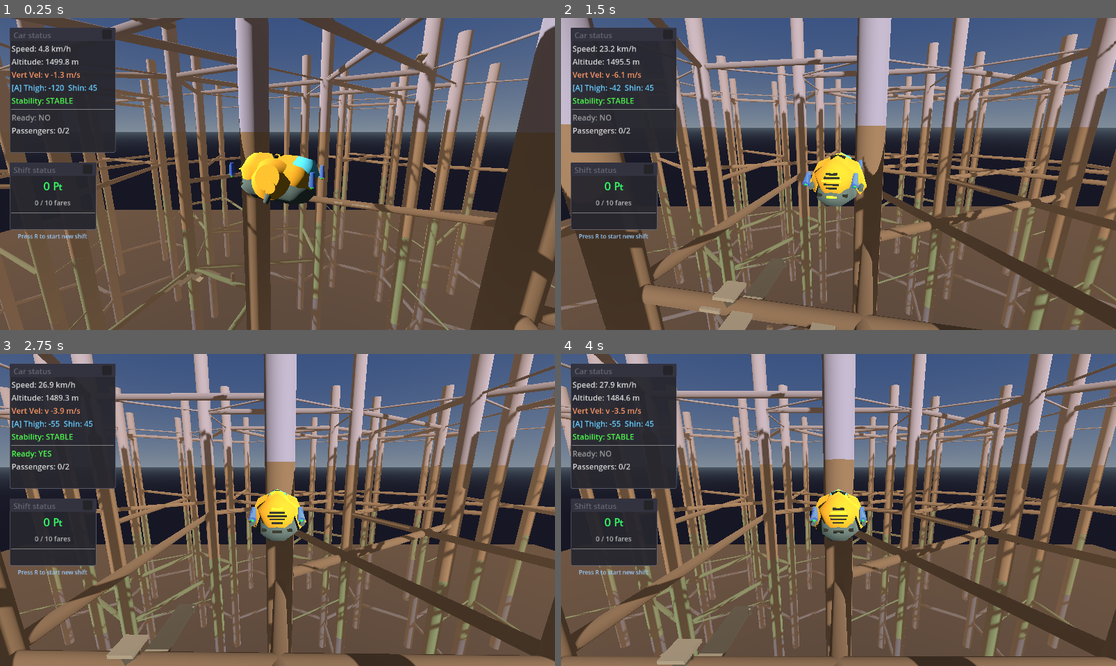
Above: before the commit, frames 1-4 (two rows, left to right).
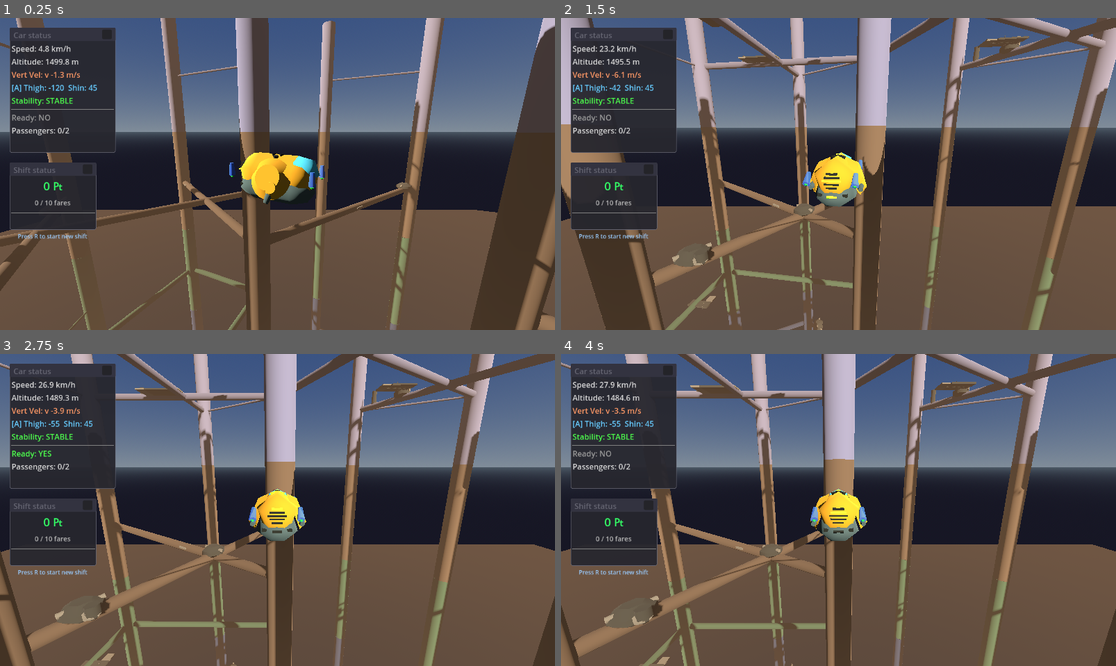
Above: after the commit, the same moments.

Repository: TaxiService/fcar
Game: Godot game, scene res://city/city_test.tscn
Same seed, same stepped clock (60 frames per second), same inputs: the game is played once before the commit and once after it.
Inputs (mouse positions are in pixels of both pictures, inside the frame that each line leads up to):
- Up to frame 1 (0.25 s): no input
- Up to frame 2 (1.5 s): tap R (toggle_ready_for_fares) at 0.5, 1.25 s; move the mouse to (866, 174) at 0.52 s; hold C (crouch) 0.53-1.28 s; hold W (forward) from 0.53 s (still down); click (866, 174) at 0.67 s; tap Space (jump) at 0.77 s; move the mouse to (810, 174) at 1.27 s; tap T (eject_passengers) at 1.35 s
- Up to frame 3 (2.75 s): keep holding W (forward); tap Space (jump) at 1.52 s; tap R (toggle_ready_for_fares) at 2 s; move the mouse to (288, 503) at 2.02 s; tap V (toggle_auto_hover) at 2.1 s
- Up to frame 4 (4 s): keep holding W (forward); tap R (toggle_ready_for_fares) at 2.75, 3.5, 3.6 s; move the mouse to (832, 516) at 2.77 s; tap Ctrl (toggle_com_compensation) at 2.85 s; click (832, 516) at 2.92 s; tap Space (jump) at 3.02, 3.77 s; move the mouse to (877, 513) at 3.52 s

The runs differ from the first frame. In frame 1, 20% of the frame differs, in the area x 0-100%, y 0-100%; in frame 2, 28%; in frame 3, 31%; in frame 4, 30%.

Commit message:
Add connection behavior flags: is_plug, is_socket, ignores_collision
ConnectionPoint new flags:
- is_plug: Can be used as anchor (receive connections), default true
- is_socket: Can branch children (spawn blocks), default true
- ignores_collision: Bypass AABB overlap check, default false

BuildingGenerator respects these flags:
- Only plugs considered when finding anchor connection
- Only sockets can spawn child blocks
- Anchor with ignores_collision skips overlap rejection

Updated all building block connection points with appropriate flags.
New block: perch_small

Co-Authored-By: Claude Opus 4.5 <noreply@anthropic.com>

Diff:
--- a/city/BuildingGenerator.gd
+++ b/city/BuildingGenerator.gd
@@ -192,18 +192,24 @@
 		_align_block_to_direction(block_instance, anchor, position, target_dir, base_heading)
 		block_instance.mark_connection_used(anchor)
 
-	# Check for overlaps with existing blocks
-	if check_overlaps:
-		var block_aabb = _get_block_aabb(block_instance)
-		if _overlaps_existing(block_aabb):
-			block_instance.queue_free()
-			_blocks_placed -= 1
-			return
-		_placed_aabbs.append(block_aabb)
-
-	# Maybe branch to other connections
+		# Check for overlaps (unless anchor ignores collision)
+		if check_overlaps and not anchor.ignores_collision:
+			var block_aabb = _get_block_aabb(block_instance)
+			if _overlaps_existing(block_aabb):
+				block_instance.queue_free()
+				_blocks_placed -= 1
+				return
+			_placed_aabbs.append(block_aabb)
+		elif check_overlaps:
+			# Still track AABB even if we ignored collision for this block
+			_placed_aabbs.append(_get_block_aabb(block_instance))
+
+	# Maybe branch to other connections (only from sockets)
 	var remaining = block_instance.get_available_connections()
 	for conn in remaining:
+		# Only sockets can spawn children
+		if not conn.is_socket:
+			continue
 		if _rng.randf() < branch_probability or depth == 0:
 			var world_pos = block_instance.get_connection_world_position(conn)
 			var world_dir = block_instance.get_connection_world_direction(conn)
@@ -235,6 +241,9 @@
 	# After Y-rotation, the connection should face opposite to target_dir
 
 	for conn in connections:
+		# Must be a plug (can receive connections)
+		if not conn.is_plug:
+			continue
 		# Check size compatibility
 		if size_filter != "any":
 			var size_ok = false
--- a/city/ConnectionPoint.gd
+++ b/city/ConnectionPoint.gd
@@ -22,6 +22,11 @@
 	set(v):
 		size_large = v
 		_update_cone()
+
+@export_category("Connection Behavior")
+@export var is_plug: bool = true      # Can be used as anchor (other blocks connect TO this)
+@export var is_socket: bool = true    # Can branch children (this spawns other blocks)
+@export var ignores_collision: bool = false  # Bypasses AABB overlap check during generation
 
 @export_category("Debug")
 @export var cone_length: float = 3.0:   # Visual cone size
--- a/city/building/antenna1.tscn
+++ b/city/building/antenna1.tscn
@@ -52,9 +52,11 @@
 script = ExtResource("3_82kfg")
 size_small = true
 size_medium = false
+is_socket = false
 
 [node name="Conn_Socket_Medium2" type="Marker3D" parent="."]
 transform = Transform3D(-1, 0, -8.742278e-08, 0, 1, 0, 8.742278e-08, 0, -1, 0, 0, -2)
 script = ExtResource("3_82kfg")
 size_small = true
 size_medium = false
+is_socket = false
--- a/city/building/antenna2.tscn
+++ b/city/building/antenna2.tscn
@@ -62,9 +62,11 @@
 script = ExtResource("4_5g2un")
 size_small = true
 size_medium = false
+is_socket = false
 
 [node name="Conn_Socket_Medium2" type="Marker3D" parent="."]
 transform = Transform3D(-1, 0, -8.742278e-08, 0, 1, 0, 8.742278e-08, 0, -1, 0, 0, -2)
 script = ExtResource("4_5g2un")
 size_small = true
 size_medium = false
+is_socket = false
--- a/city/building/base_large.tscn
+++ b/city/building/base_large.tscn
@@ -1,50 +1,98 @@
-[gd_scene load_steps=6 format=3 uid="uid://bv01eqacnpsql"]
+[gd_scene load_steps=9 format=3 uid="uid://bv01eqacnpsql"]
 
 [ext_resource type="Script" uid="uid://cmafag82uyxu7" path="res://city/BuildingBlock.gd" id="1_avli1"]
 [ext_resource type="Material" uid="uid://c84qehqsj2tk1" path="res://mats/floor_small.tres" id="2_6k6mm"]
+[ext_resource type="Material" uid="uid://d1752hlai3xtn" path="res://mats/floor.tres" id="3_6k6mm"]
 [ext_resource type="Script" uid="uid://bqovvbw65pd4c" path="res://city/ConnectionPoint.gd" id="3_hld2p"]
 
-[sub_resource type="CylinderShape3D" id="CylinderShape3D_sqhew"]
-height = 30.0
-radius = 9.0
+[sub_resource type="CylinderMesh" id="CylinderMesh_6k6mm"]
+material = ExtResource("2_6k6mm")
+top_radius = 30.0
+bottom_radius = 15.0
+height = 10.0
+radial_segments = 6
+rings = 0
+cap_top = false
 
-[sub_resource type="CylinderMesh" id="CylinderMesh_vb8vo"]
+[sub_resource type="CylinderMesh" id="CylinderMesh_avli1"]
 material = ExtResource("2_6k6mm")
-top_radius = 10.0
-bottom_radius = 10.0
-height = 30.0
+top_radius = 30.0
+bottom_radius = 30.0
+height = 10.0
 radial_segments = 6
+rings = 0
+cap_top = false
+
+[sub_resource type="CylinderMesh" id="CylinderMesh_587ae"]
+material = ExtResource("2_6k6mm")
+top_radius = 15.0
+bottom_radius = 30.0
+height = 10.0
+radial_segments = 6
+rings = 0
+cap_bottom = false
+
+[sub_resource type="CylinderMesh" id="CylinderMesh_hld2p"]
+material = ExtResource("3_6k6mm")
+top_radius = 5.0
+bottom_radius = 5.0
+height = 60.0
+radial_segments = 5
 rings = 0
 
 [node name="FloorSmall5" type="StaticBody3D"]
 script = ExtResource("1_avli1")
 
-[node name="CollisionShape3D" type="CollisionShape3D" parent="."]
-shape = SubResource("CylinderShape3D_sqhew")
+[node name="MeshInstance3D" type="MeshInstance3D" parent="."]
+transform = Transform3D(1, 0, 0, 0, 1, 0, 0, 0, 1, 0, -10, 0)
+mesh = SubResource("CylinderMesh_6k6mm")
 
-[node name="MeshInstance3D" type="MeshInstance3D" parent="."]
-mesh = SubResource("CylinderMesh_vb8vo")
+[node name="MeshInstance3D2" type="MeshInstance3D" parent="."]
+mesh = SubResource("CylinderMesh_avli1")
 
-[node name="Conn_Plug_Large" type="Marker3D" parent="."]
-transform = Transform3D(1, 0, 0, 0, -4.371139e-08, -1, 0, 1, -4.371139e-08, 0, -15, 0)
+[node name="MeshInstance3D3" type="MeshInstance3D" parent="."]
+transform = Transform3D(1, 0, 0, 0, 1, 0, 0, 0, 1, 0, 10, 0)
+mesh = SubResource("CylinderMesh_587ae")
+
+[node name="MeshInstance3D4" type="MeshInstance3D" parent="."]
+transform = Transform3D(1, 0, 0, 0, -4.371139e-08, 1, 0, -1, -4.371139e-08, 0, 6.2847424, 0)
+mesh = SubResource("CylinderMesh_hld2p")
+
+[node name="Marker3D" type="Marker3D" parent="."]
+transform = Transform3D(-4.371139e-08, -1, 4.371139e-08, 0, -4.371139e-08, -1, 1, -4.371139e-08, 1.9106855e-15, 0, -15, 0)
 script = ExtResource("3_hld2p")
 size_medium = false
 size_large = true
 
-[node name="Conn_Plug_Large2" type="Marker3D" parent="."]
+[node name="Marker3D2" type="Marker3D" parent="."]
+transform = Transform3D(-4.371139e-08, 0, -1, 0, 1, 0, 1, 0, -4.371139e-08, -26, 0, 0)
+script = ExtResource("3_hld2p")
+size_medium = false
+size_large = true
+
+[node name="Marker3D3" type="Marker3D" parent="."]
+transform = Transform3D(-4.371139e-08, 0, 1, 0, 1, 0, -1, 0, -4.371139e-08, 26, 0, 0)
+script = ExtResource("3_hld2p")
+size_medium = false
+size_large = true
+
+[node name="Marker3D4" type="Marker3D" parent="."]
 transform = Transform3D(1, 0, 0, 0, -4.371139e-08, 1, 0, -1, -4.371139e-08, 0, 15, 0)
 script = ExtResource("3_hld2p")
 size_medium = false
 size_large = true
+is_plug = false
 
-[node name="Marker3D" type="Marker3D" parent="."]
-transform = Transform3D(-4.371139e-08, 0, 1, 0, 1, 0, -1, 0, -4.371139e-08, 8.66, -5, 0)
+[node name="Marker3D5" type="Marker3D" parent="."]
+transform = Transform3D(1, 0, 0, 0, 1, 0, 0, 0, 1, 0, 6.5, 30)
 script = ExtResource("3_hld2p")
 size_small = true
 size_medium = false
+is_plug = false
 
-[node name="Marker3D2" type="Marker3D" parent="."]
-transform = Transform3D(-4.371139e-08, 0, -1, 0, 1, 0, 1, 0, -4.371139e-08, -8.66, -5, 0)
+[node name="Marker3D6" type="Marker3D" parent="."]
+transform = Transform3D(-1, 0, -8.742278e-08, 0, 1, 0, 8.742278e-08, 0, -1, 0, 6.5, -30)
 script = ExtResource("3_hld2p")
 size_small = true
 size_medium = false
+is_plug = false
--- a/city/building/elbow_1.tscn
+++ b/city/building/elbow_1.tscn
@@ -22,7 +22,7 @@
 rings = 0
 
 [sub_resource type="CylinderMesh" id="CylinderMesh_fiy0h"]
-material = ExtResource("2_1fevv")
+material = ExtResource("3_8ensv")
 top_radius = 10.0
 bottom_radius = 10.0
 height = 24.0
@@ -30,7 +30,7 @@
 rings = 0
 
 [sub_resource type="CylinderMesh" id="CylinderMesh_g4pyu"]
-material = ExtResource("3_8ensv")
+material = ExtResource("2_1fevv")
 top_radius = 5.0
 bottom_radius = 5.0
 height = 3.375
@@ -41,45 +41,50 @@
 script = ExtResource("1_0hgq2")
 
 [node name="CollisionShape3D" type="CollisionShape3D" parent="."]
-transform = Transform3D(1, 0, 0, 0, 1, 0, 0, 0, 1, 0, 10, 20)
+transform = Transform3D(-4.371139e-08, 0, -1, 0, 1, 0, 1, 0, -4.371139e-08, -20, 10, -8.7422785e-07)
 shape = SubResource("CylinderShape3D_sqhew")
 
 [node name="CollisionShape3D2" type="CollisionShape3D" parent="."]
-transform = Transform3D(1, 0, 0, 0, 0.49999997, -0.86602545, 0, 0.86602545, 0.49999997, 0, -1.4661369, 10.10457)
+transform = Transform3D(-4.371139e-08, -0.86602545, -0.49999997, 0, 0.49999997, -0.86602545, 1, -3.7855173e-08, -2.185569e-08, -10.10457, -1.4661369, -4.416848e-07)
 shape = SubResource("CapsuleShape3D_vs7fu")
 
 [node name="MeshInstance3D" type="MeshInstance3D" parent="."]
-transform = Transform3D(1, 0, 0, 0, 1, 0, 0, 0, 1, 0, 10, 20)
+transform = Transform3D(-4.371139e-08, 0, -1, 0, 1, 0, 1, 0, -4.371139e-08, -20, 10, -8.7422785e-07)
 mesh = SubResource("CylinderMesh_vb8vo")
 
 [node name="MeshInstance3D2" type="MeshInstance3D" parent="."]
-transform = Transform3D(1, 0, 0, 0, 0.49999997, -0.86602545, 0, 0.86602545, 0.49999997, 0, -1.5206792, 10.366105)
+transform = Transform3D(-4.371139e-08, -0.86602545, -0.49999997, 0, 0.49999997, -0.86602545, 1, -3.7855173e-08, -2.185569e-08, -10.366105, -1.520679, -4.5311685e-07)
 mesh = SubResource("CylinderMesh_fiy0h")
 
 [node name="MeshInstance3D3" type="MeshInstance3D" parent="."]
-transform = Transform3D(-4.371139e-08, 1, 0, -1, -4.371139e-08, 0, 0, 0, 1, 0, 1.1639552, 25.046196)
+transform = Transform3D(0, -4.3711392e-08, -1, -1, -4.371139e-08, 0, -4.371139e-08, 1, -4.371139e-08, -25.046196, 1.1639547, -1.094804e-06)
 mesh = SubResource("CylinderMesh_g4pyu")
 
 [node name="Conn_Plug_Large" type="Marker3D" parent="."]
-transform = Transform3D(-1, -8.742278e-08, 3.821371e-15, 0, -4.371139e-08, -1, 8.742278e-08, -1, 4.371139e-08, 0, -7.5, 0)
+transform = Transform3D(-4.371139e-08, 0, 1, 0, 1, 0, -1, 0, -4.371139e-08, 0, -7.5, 0)
 script = ExtResource("4_in80i")
 size_medium = false
 size_large = true
+is_socket = false
+ignores_collision = true
 
 [node name="Conn_Plug_Large2" type="Marker3D" parent="."]
-transform = Transform3D(1, 0, 0, 0, -4.371139e-08, 1, 0, -1, -4.371139e-08, 0, 17.5, 20)
+transform = Transform3D(-4.371139e-08, 1, 4.371139e-08, 0, -4.371139e-08, 1, 1, 4.371139e-08, 1.9106855e-15, -19.999998, 17.5, -8.7422785e-07)
 script = ExtResource("4_in80i")
 size_medium = false
 size_large = true
+is_plug = false
 
 [node name="Marker3D" type="Marker3D" parent="."]
-transform = Transform3D(-4.371139e-08, 0, 1, 0, 1, 0, -1, 0, -4.371139e-08, 8.66, -0.035593987, 12.0069275)
+transform = Transform3D(1, 0, -8.351872e-23, 0, 1, 0, -8.351872e-23, 0, 1, -12.006928, -0.035593987, 8.66)
 script = ExtResource("4_in80i")
 size_small = true
 size_medium = false
+is_plug = false
 
 [node name="Marker3D2" type="Marker3D" parent="."]
-transform = Transform3D(-4.371139e-08, 0, -1, 0, 1, 0, 1, 0, -4.371139e-08, -8.66, -0.035593987, 12.0069275)
+transform = Transform3D(-1, 0, 8.742277e-08, 0, 1, 4.2351647e-22, -8.742277e-08, 0, -1, -12.006927, -0.035593987, -8.66)
 script = ExtResource("4_in80i")
 size_small = true
 size_medium = false
+is_plug = false
--- a/city/building/floor_1x1.tscn
+++ b/city/building/floor_1x1.tscn
@@ -34,6 +34,7 @@
 script = ExtResource("3_ivjda")
 size_medium = false
 size_large = true
+is_socket = false
 
 [node name="Conn_Plug_Medium" type="Marker3D" parent="."]
 transform = Transform3D(-4.371139e-08, 0, 1, 0, 1, 0, -1, 0, -4.371139e-08, 15, 0, 0)
@@ -47,8 +48,10 @@
 transform = Transform3D(1, 0, 0, 0, 1, 0, 0, 0, 1, 0, 0, 15)
 script = ExtResource("3_ivjda")
 size_small = true
+is_plug = false
 
 [node name="Conn_Socket_Medium2" type="Marker3D" parent="."]
 transform = Transform3D(-1, 0, -8.742278e-08, 0, 1, 0, 8.742278e-08, 0, -1, 0, 0, -15)
 script = ExtResource("3_ivjda")
 size_small = true
+is_plug = false
--- a/city/building/floor_1x3.tscn
+++ b/city/building/floor_1x3.tscn
@@ -35,22 +35,26 @@
 script = ExtResource("3_ok4mr")
 size_medium = false
 size_large = true
+is_socket = false
 
 [node name="Conn_Plug_Large2" type="Marker3D" parent="."]
 transform = Transform3D(1, 0, 0, 0, -4.371139e-08, -1, 0, 1, -4.371139e-08, -20, -2.5, 0)
 script = ExtResource("3_ok4mr")
 size_medium = false
 size_large = true
+is_socket = false
 
 [node name="Conn_Plug_Large3" type="Marker3D" parent="."]
 transform = Transform3D(1, 0, 0, 0, -4.371139e-08, 1, 0, -1, -4.371139e-08, 20, 2.5, 0)
 script = ExtResource("3_ok4mr")
 size_small = true
+is_plug = false
 
 [node name="Conn_Plug_Large4" type="Marker3D" parent="."]
 transform = Transform3D(1, 0, 0, 0, -4.371139e-08, 1, 0, -1, -4.371139e-08, -20, 2.5, 0)
 script = ExtResource("3_ok4mr")
 size_small = true
+is_plug = false
 
 [node name="Conn_Plug_Medium" type="Marker3D" parent="."]
 transform = Transform3D(-4.371139e-08, 0, 1, 0, 1, 0, -1, 0, -4.371139e-08, 45, 0, 0)
--- /dev/null
+++ b/city/building/perch_small.tscn
@@ -0,0 +1,46 @@
+[gd_scene load_steps=7 format=3 uid="uid://cvcd05trq83yw"]
+
+[ext_resource type="Script" uid="uid://cmafag82uyxu7" path="res://city/BuildingBlock.gd" id="1_kcqwc"]
+[ext_resource type="Script" uid="uid://c72sj768vn5do" path="res://SpawnSurface.gd" id="2_eng5m"]
+[ext_resource type="Material" uid="uid://d1752hlai3xtn" path="res://mats/floor.tres" id="3_yna4i"]
+[ext_resource type="Script" uid="uid://bqovvbw65pd4c" path="res://city/ConnectionPoint.gd" id="4_j0ed5"]
+
+[sub_resource type="BoxShape3D" id="BoxShape3D_5dwv6"]
+size = Vector3(10, 5, 10)
+
+[sub_resource type="BoxMesh" id="BoxMesh_nrjh1"]
+material = ExtResource("3_yna4i")
+size = Vector3(10, 5, 10)
+
+[node name="FloorSmall5" type="StaticBody3D"]
+script = ExtResource("1_kcqwc")
+
+[node name="SpawnSurface7" type="Node3D" parent="."]
+transform = Transform3D(1, 0, 0, 0, 1, 0, 0, 0, 1, 0, 2.5432281, 0)
+script = ExtResource("2_eng5m")
+enabled = true
+max_people = 3
+color_set_index = 1
+
+[node name="CollisionShape3D" type="CollisionShape3D" parent="."]
+shape = SubResource("BoxShape3D_5dwv6")
+
+[node name="MeshInstance3D" type="MeshInstance3D" parent="."]
+mesh = SubResource("BoxMesh_nrjh1")
+
+[node name="Conn_Plug_Large" type="Marker3D" parent="."]
+transform = Transform3D(1, 0, 0, 0, -4.371139e-08, -1, 0, 1, -4.371139e-08, 0, -2.5, 0)
+script = ExtResource("4_j0ed5")
+is_socket = false
+
+[node name="Conn_Socket_Medium" type="Marker3D" parent="."]
+transform = Transform3D(1, 0, 0, 0, 1, 0, 0, 0, 1, 0, 0, 5)
+script = ExtResource("4_j0ed5")
+size_small = true
+size_medium = false
+
+[node name="Conn_Socket_Medium2" type="Marker3D" parent="."]
+transform = Transform3D(-1, 0, -8.742278e-08, 0, 1, 0, 8.742278e-08, 0, -1, 0, 0, -5)
+script = ExtResource("4_j0ed5")
+size_small = true
+size_medium = false
--- a/city/building/pillar_big.tscn
+++ b/city/building/pillar_big.tscn
@@ -23,6 +23,7 @@
 shape = SubResource("CylinderShape3D_sqhew")
 
 [node name="MeshInstance3D" type="MeshInstance3D" parent="."]
+transform = Transform3D(-4.371139e-08, 0, 1, 0, 1, 0, -1, 0, -4.371139e-08, 0, 0, 0)
 mesh = SubResource("CylinderMesh_vb8vo")
 
 [node name="Conn_Plug_Large" type="Marker3D" parent="."]
@@ -30,21 +31,25 @@
 script = ExtResource("2_sqhew")
 size_medium = false
 size_large = true
+is_socket = false
 
 [node name="Conn_Plug_Large2" type="Marker3D" parent="."]
 transform = Transform3D(1, 0, 0, 0, -4.371139e-08, 1, 0, -1, -4.371139e-08, 0, 15, 0)
 script = ExtResource("2_sqhew")
 size_medium = false
 size_large = true
+is_plug = false
 
 [node name="Marker3D" type="Marker3D" parent="."]
 transform = Transform3D(-4.371139e-08, 0, 1, 0, 1, 0, -1, 0, -4.371139e-08, 8.66, -5, 0)
 script = ExtResource("2_sqhew")
 size_small = true
 size_medium = false
+is_plug = false
 
 [node name="Marker3D2" type="Marker3D" parent="."]
 transform = Transform3D(-4.371139e-08, 0, -1, 0, 1, 0, 1, 0, -4.371139e-08, -8.66, -5, 0)
 script = ExtResource("2_sqhew")
 size_small = true
 size_medium = false
+is_plug = false
--- a/city/building/pillar_med.tscn
+++ b/city/building/pillar_med.tscn
@@ -25,8 +25,10 @@
 [node name="Conn_Plug_Large" type="Marker3D" parent="."]
 transform = Transform3D(1, 0, 0, 0, -4.371139e-08, -1, 0, 1, -4.371139e-08, 0, -7.5, 0)
 script = ExtResource("3_1hy1k")
+is_socket = false
 
 [node name="Conn_Plug_Large2" type="Marker3D" parent="."]
 transform = Transform3D(1, 0, 0, 0, -4.371139e-08, 1, 0, -1, -4.371139e-08, 0, 7.5, 0)
 script = ExtResource("3_1hy1k")
 size_small = true
+is_plug = false
--- a/city/city_test.tscn
+++ b/city/city_test.tscn
@@ -52,10 +52,12 @@
 [node name="CityGenerator" type="Node3D" parent="."]
 script = ExtResource("1_generator")
 hex_edge_length = 420.0
-grid_rings = 3
 spire_radius = 30.0
-building_branch_chance = 0.3
+building_seed_spacing = 120.0
+building_max_depth = 8
+building_branch_chance = 0.5
 building_max_total = 420
+spawn_fcar = false
 fcar_spawn_height = 1750.0
 
 [node name="Camera3D" type="Camera3D" parent="." node_paths=PackedStringArray("target")]
